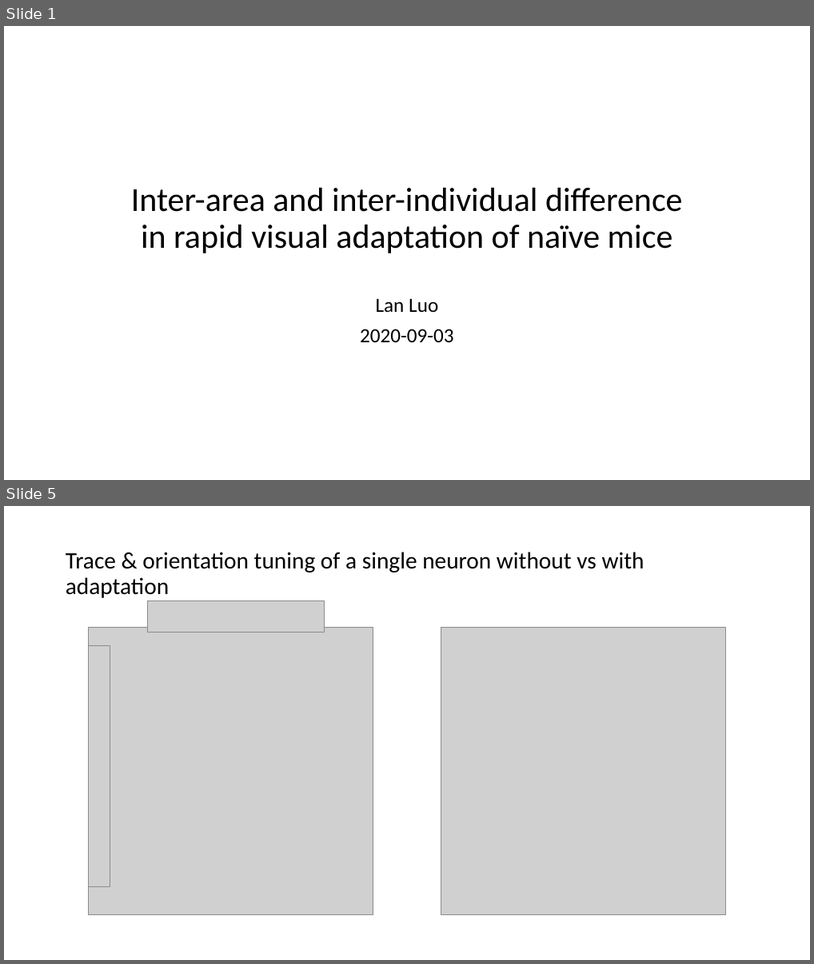
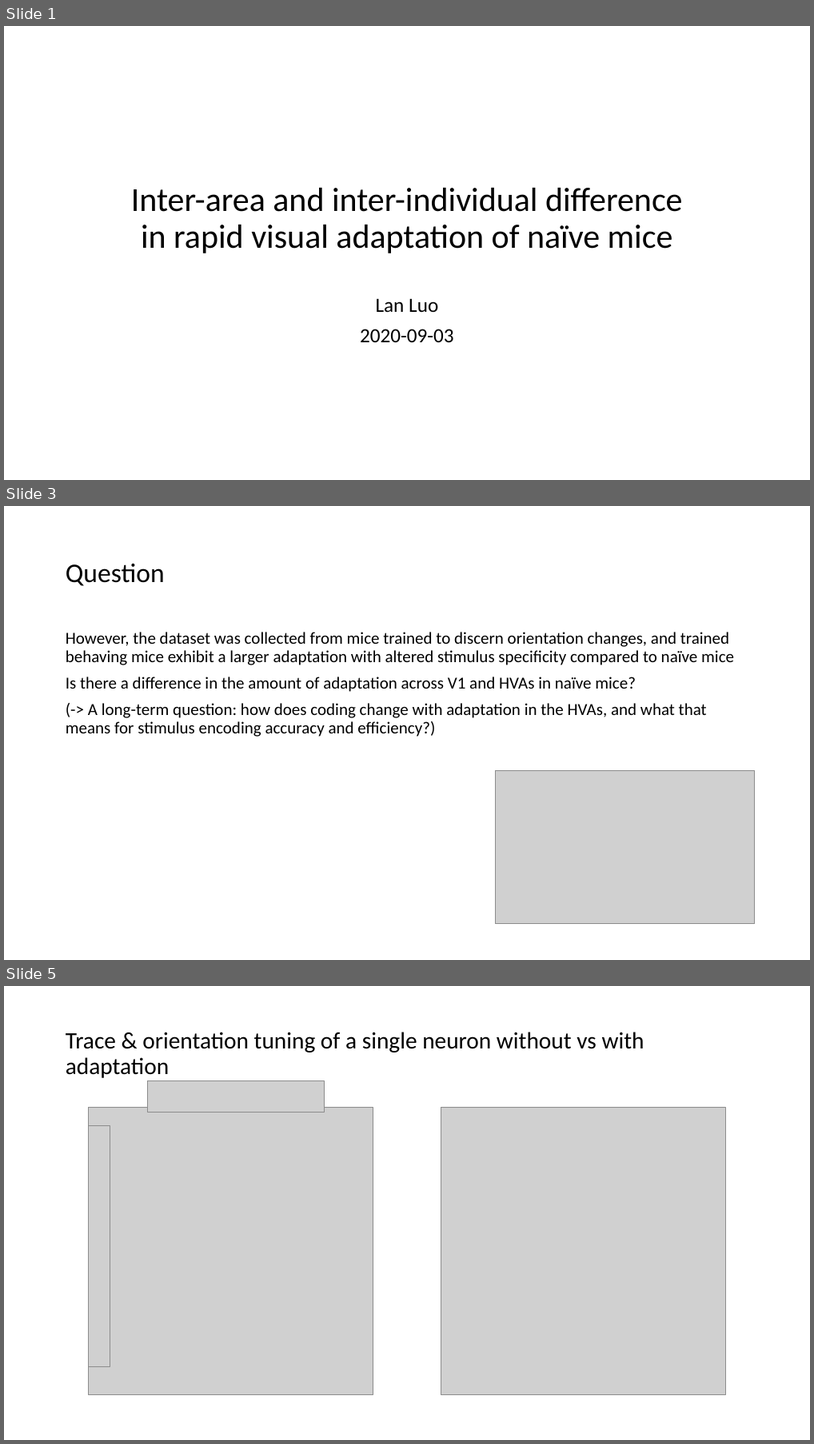
Before and after one commit to lanluo9/inter, a slide deck: code/Jin2020/200903_LL.pptx. Shown one above the other, each under a label of ours: slides 1 and 5 before the commit, slides 1, 3 and 5 after it; the slides between them are not shown. The pictures are 814x964 and 814x1444 pixels, drawn with LibreOffice and Linux fonts; fonts in the diff are those of the drawing; grey boxes stand for pictures. Boxes give left, top, right and bottom in pixels: in the first picture for what was removed or moved away, otherwise in the second. Text is boxed around its words. In the diff, an @@ line names an element or a change of style, - is before the commit and + after.

```diff
--- a/code/Jin2020/200903_LL.pptx
+++ b/code/Jin2020/200903_LL.pptx
@@ slide 3 added at [4, 506, 810, 960], background #FFFFFF @@
@@ title added at [66, 563, 165, 586], 32 pt, text #000000 @@
+Question
@@ text added at [66, 632, 734, 736], 20 pt, text #000000 @@
+However, the dataset was collected from mice trained to discern orientation changes, and trained behaving mice exhibit a larger adaptation with altered stimulus specificity compared to naïve mice
+Is there a difference in the amount of adaptation across V1 and HVAs in naïve mice?
+(-> A long-term question: how does coding change with adaptation in the HVAs, and what that means for stimulus encoding accuracy and efficiency?)
@@ picture added at [495, 770, 754, 924] @@
```
Also in this commit, not shown: 11 slides changed, 2 other slides added, 2 slides removed.
